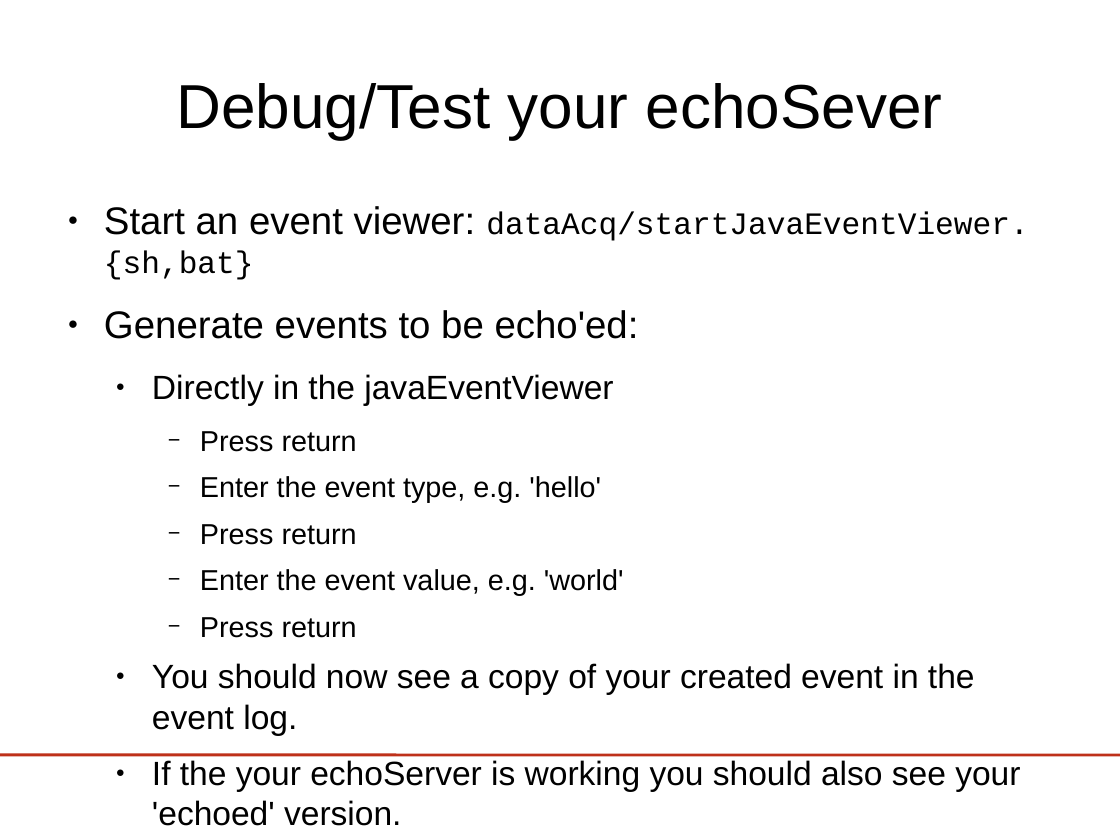
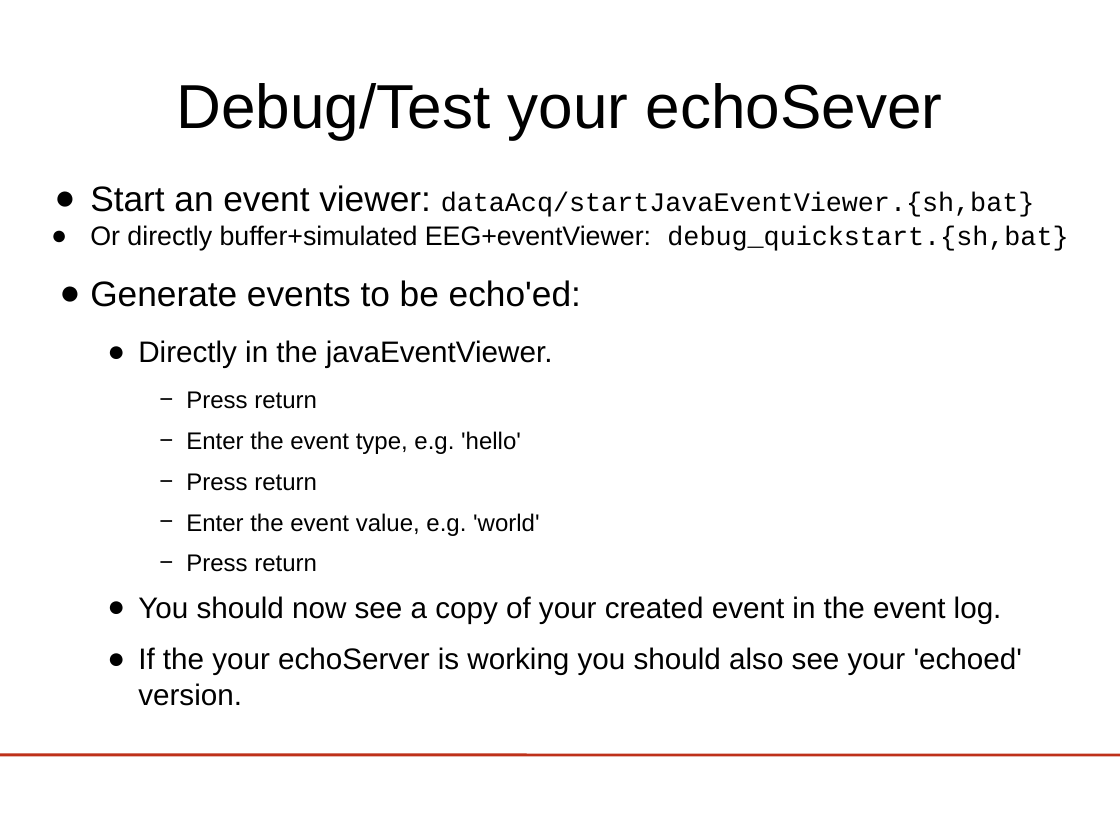
Before and after one commit to jadref/buffer_bci, a slide deck: slide 37 of tutorial/lect3-helloworld/HelloWorld_ERPViewer.odp. Drawn at 1120x840 pixels with LibreOffice and Linux fonts; fonts in the diff are those of the drawing; background and template pictures are left out. Boxes give left, top, right and bottom in pixels: in the first picture for what was removed or moved away, otherwise in the second. Text is boxed around its words. In the diff, an @@ line names an element or a change of style, - is before the commit and + after.

```diff
--- a/tutorial/lect3-helloworld/HelloWorld_ERPViewer.odp
+++ b/tutorial/lect3-helloworld/HelloWorld_ERPViewer.odp
@@ text "Start an event viewer: dataAcq/startJavaEventViewer.{sh,bat}": place and size @@
-text "Start an event viewer: dataAcq/startJavaEventViewer.{sh,bat}" at (104,206,1028,826)
+text "Start an event viewer: dataAcq/startJavaEventViewer.{sh,bat}" at (90,185,1068,706)
@@ text at (90,185,1035,706): size 27.2 to 25 pt in "Start an event viewer:", "Generate events to be echo'ed:"; size 22.1 to 19 pt in "dataAcq/startJavaEventViewer.{sh,bat}"; size 20.4 to 17 pt in "Press return", "Enter the event type, e.g. 'hello'", "Press return", "Enter the event value, e.g. 'world'" and 1 more places; size 23.8 to 21 pt in "You should now see a copy of ...", "If the your echoServer is working you ..."; less space between paragraphs; indent changed; more space between paragraphs @@
@@ text at (90,225,1068,251): paragraph added @@
+● Or directly buffer+simulated EEG+eventViewer: debug_quickstart.{sh,bat}
@@ text at (138,340,553,368): text changed; size 23.8 to 21 pt @@
-  ● Directly in the javaEventViewer
+  ● Directly in the javaEventViewer.
```
Also in this commit, not shown: 40 other slides changed, 4 slides added, 6 other files.
